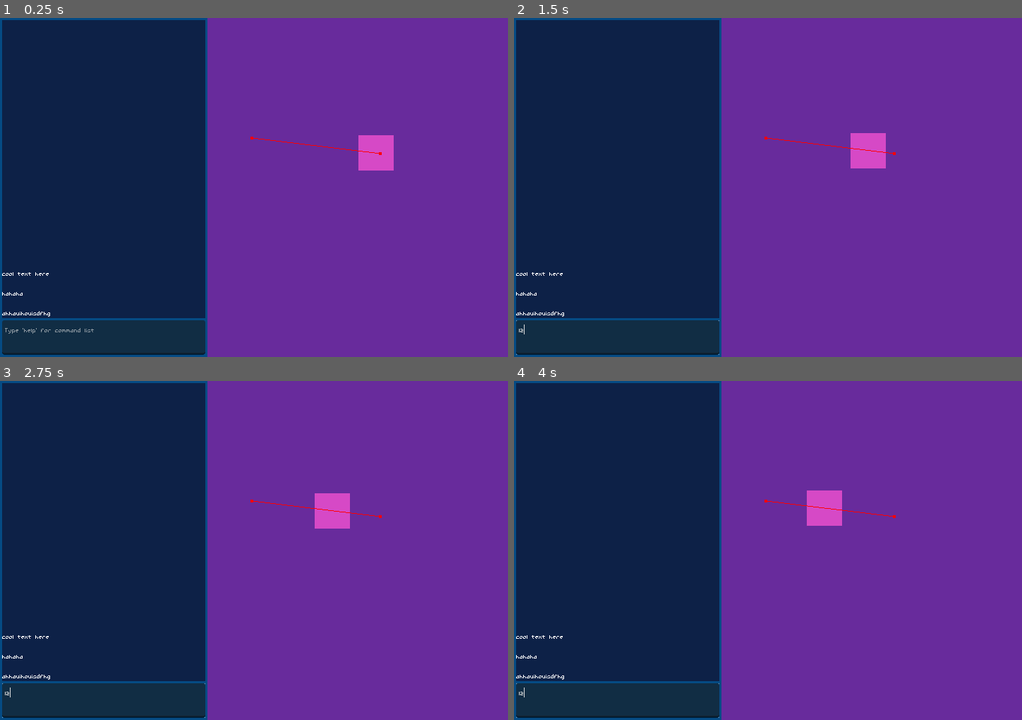
Above: before the commit, frames 1-4 (two rows, left to right).
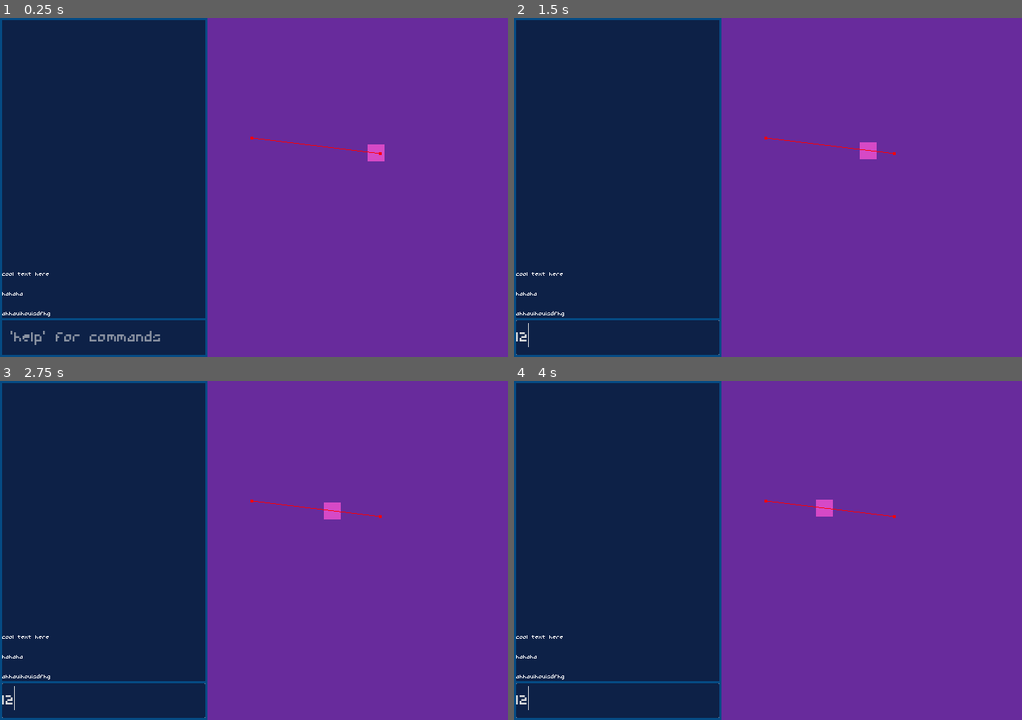
Above: after the commit, the same moments.

Repository: BoopEnthusiast/Micro-Jam-15
Game: Godot game, scene res://scenes/main.tscn
Two runs of this game, one before a commit and one after it. Both use one fixed random seed, a clock stepped at 60 frames per second and the inputs below.
Inputs (mouse positions are in pixels of both pictures, inside the frame that each line leads up to):
- Up to frame 1 (0.25 s): no input
- Up to frame 2 (1.5 s): click (615, 336) at 0.52 s; type "12" at 0.6 s
- Up to frame 3 (2.75 s): no input
- Up to frame 4 (4 s): no input

The runs differ from the first frame. In frame 1, 1.0% of the frame differs, in the area x 0-78%, y 34-100%; in frame 2, 0.7%; in frame 3, 0.7%; in frame 4, 0.7%.

Commit message:
vilalger terminal stuff

Diff:
--- a/scenes/npc.tscn
+++ b/scenes/npc.tscn
@@ -4,7 +4,7 @@
 [ext_resource type="Script" path="res://scripts/npc_navigation.gd" id="2_p53yk"]
 
 [sub_resource type="RectangleShape2D" id="RectangleShape2D_x12lm"]
-size = Vector2(50, 50)
+size = Vector2(24, 24)
 
 [sub_resource type="Gradient" id="Gradient_h7h7o"]
 offsets = PackedFloat32Array(0.385542)
@@ -26,5 +26,5 @@
 shape = SubResource("RectangleShape2D_x12lm")
 
 [node name="Sprite" type="Sprite2D" parent="."]
-scale = Vector2(1, 50)
+scale = Vector2(0.48, 24)
 texture = SubResource("GradientTexture1D_ktqhm")
--- a/scenes/ui.tscn
+++ b/scenes/ui.tscn
@@ -1,9 +1,13 @@
-[gd_scene load_steps=4 format=3 uid="uid://dgfjitk2aq4uc"]
+[gd_scene load_steps=5 format=3 uid="uid://dgfjitk2aq4uc"]
 
 [ext_resource type="Script" path="res://scripts/terminal_log.gd" id="1_2ttvf"]
 [ext_resource type="Script" path="res://scripts/terminal.gd" id="2_t6jp4"]
 
 [sub_resource type="Theme" id="Theme_vbord"]
+default_font_size = 39
+
+[sub_resource type="StyleBoxFlat" id="StyleBoxFlat_dx1ii"]
+bg_color = Color(0.0509804, 0.129412, 0.278431, 1)
 
 [node name="UI" type="Control"]
 layout_mode = 3
@@ -71,6 +75,10 @@
 grow_horizontal = 2
 grow_vertical = 0
 theme = SubResource("Theme_vbord")
-placeholder_text = "Type 'help' for command list"
+theme_override_styles/normal = SubResource("StyleBoxFlat_dx1ii")
+placeholder_text = " 'help' for commands"
 script = ExtResource("2_t6jp4")
 metadata/_edit_use_anchors_ = true
+
+[connection signal="caret_changed" from="Terminal" to="Terminal" method="_on_caret_changed"]
+[connection signal="text_changed" from="Terminal" to="Terminal" method="_on_text_changed"]
--- a/scenes/villager.tscn
+++ b/scenes/villager.tscn
@@ -3,5 +3,5 @@
 [ext_resource type="PackedScene" uid="uid://ou2n5imicko4" path="res://scenes/npc.tscn" id="1_natw4"]
 [ext_resource type="Script" path="res://scripts/villager.gd" id="2_xvy2b"]
 
-[node name="Villager" instance=ExtResource("1_natw4")]
+[node name="Villager" groups=["villager"] instance=ExtResource("1_natw4")]
 script = ExtResource("2_xvy2b")
--- a/scripts/terminal.gd
+++ b/scripts/terminal.gd
@@ -1 +1,10 @@
 extends TextEdit
+
+
+func _on_text_changed():
+	if not text.begins_with(" "):
+		text.insert(0, " ")
+
+
+func _on_caret_changed():
+	get_caret_column()
